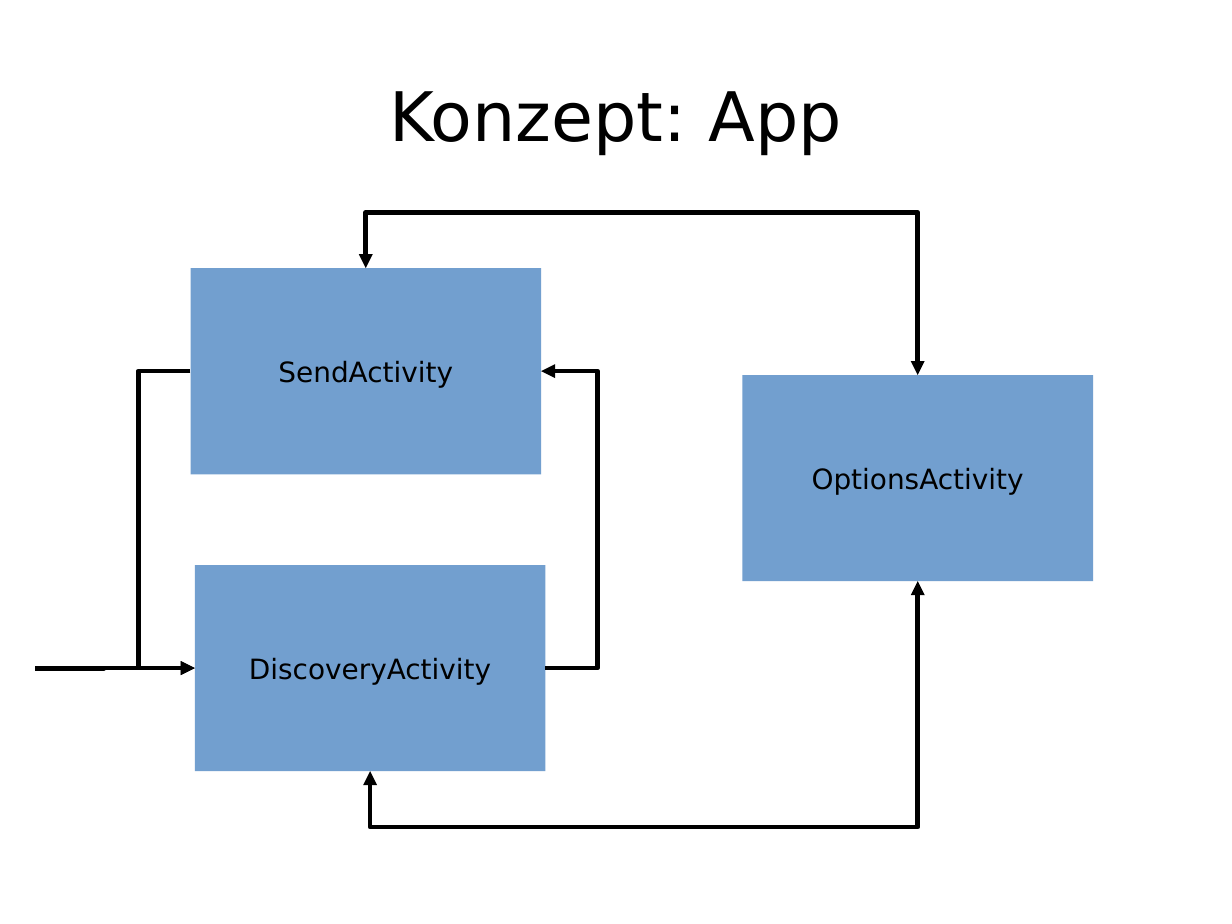
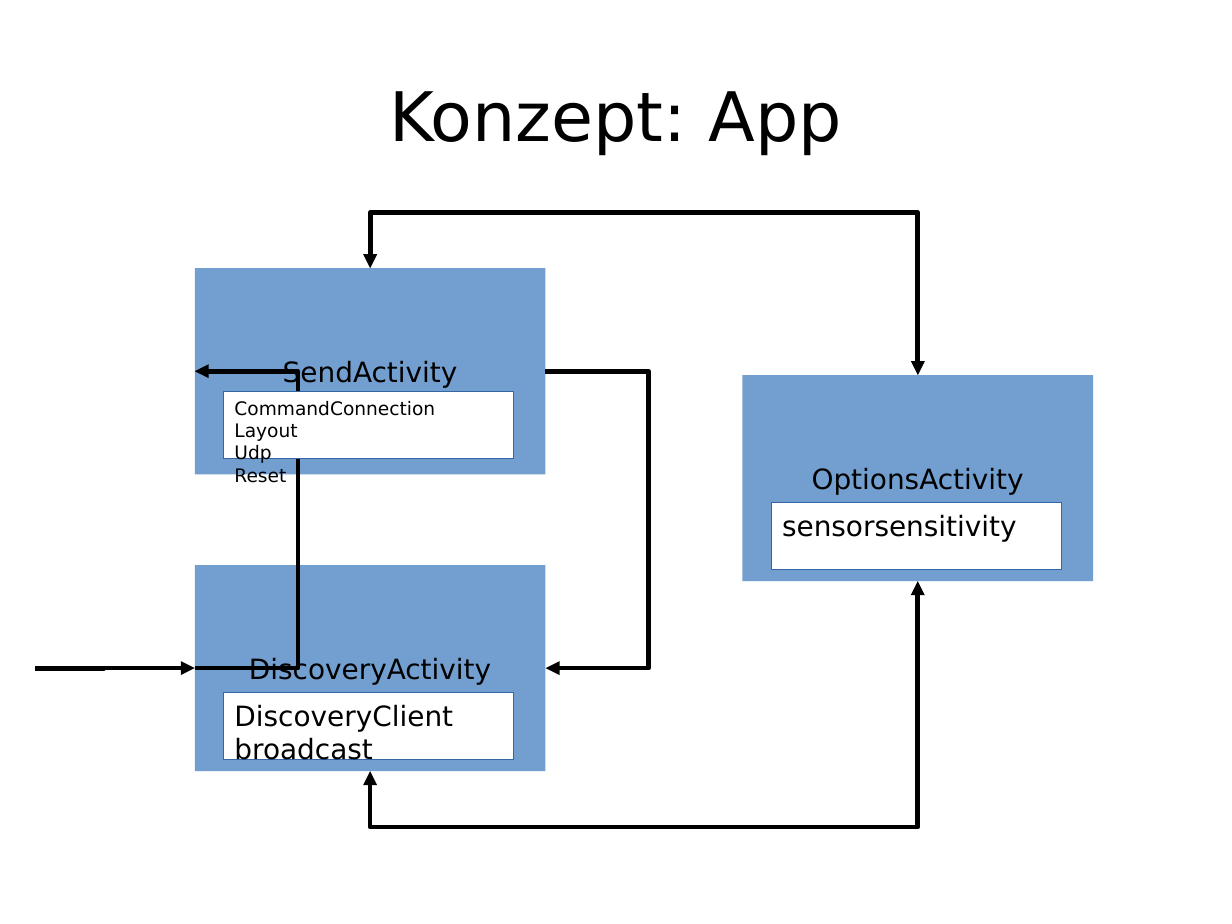
Before and after one commit to enra64/psychic-giggle, a slide deck: slide 9 of zwischenstand anfang dezember.odp. Drawn at 1232x924 pixels with LibreOffice and Linux fonts; fonts in the diff are those of the drawing. Boxes give left, top, right and bottom in pixels: in the first picture for what was removed or moved away, otherwise in the second. Text is boxed around its words. In the diff, an @@ line names an element or a change of style, - is before the commit and + after.

```diff
--- a/zwischenstand anfang dezember.odp
+++ b/zwischenstand anfang dezember.odp
@@ elbow double arrow moved from (366, 268) - (918, 376) to (370, 268) - (918, 376) @@
@@ rectangle "SendActivity" moved from (x1=190, y1=268, x2=541, y2=474) to (x1=195, y1=268, x2=546, y2=474) @@
@@ elbow arrow moved from (190, 371) - (195, 669) to (195, 669) - (195, 371) @@
@@ elbow arrow moved from (546, 669) - (541, 371) to (546, 371) - (546, 669) @@
@@ rectangle added at (x1=224, y1=391, x2=514, y2=458), fill #FFFFFF, outline #3465A4 0 pt @@
@@ text added at (x1=234, y1=401, x2=435, y2=487), 12 pt, text #000000 @@
+CommandConnection
+Layout
+Udp
+Reset
@@ rectangle added at (x1=771, y1=503, x2=1062, y2=570), fill #FFFFFF, outline #3465A4 0 pt @@
@@ text added at (x1=782, y1=514, x2=1017, y2=541), 18 pt, text #000000 @@
+sensorsensitivity
@@ rectangle added at (x1=224, y1=693, x2=514, y2=760), fill #FFFFFF, outline #3465A4 0 pt @@
@@ text added at (x1=234, y1=704, x2=453, y2=765), 18 pt, text #000000 @@
+DiscoveryClient
+broadcast
```
Also in this commit, not shown: 1 other file.
